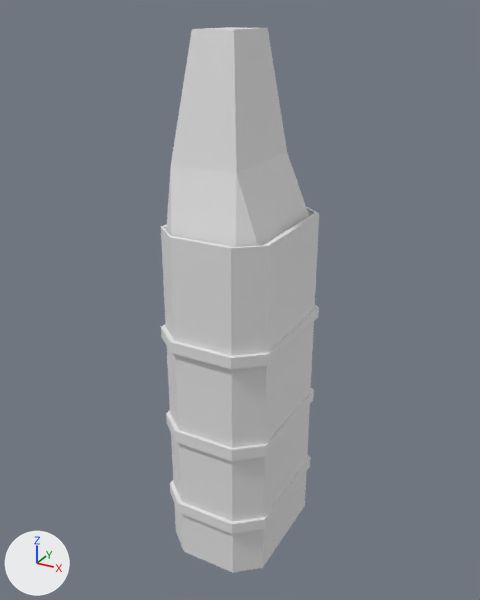
The Blender file Getaway Taxi/Assets/Prefabs/World/Buildiings/Buidling2.blend, before and after one commit.
Before and after are seen from a 50 mm camera at (35.8, -65.6, 67.6) aimed at (-0.5, 0.3, 34.6). The lights are fixed; the arrows at lower left show +X, +Y and +Z.
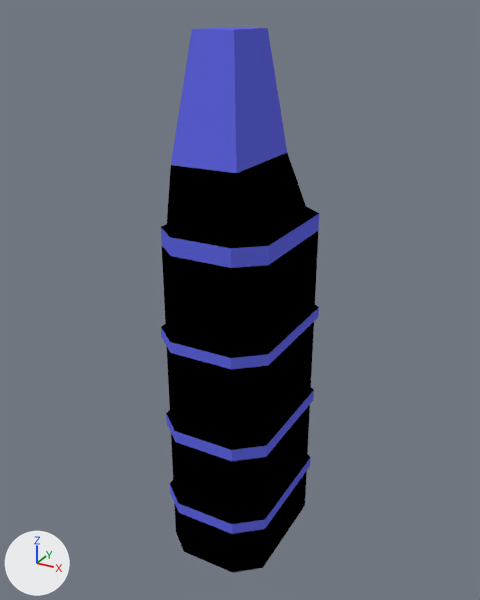
Where the change shows, as pixel boxes (x1, y1, x2, y2) in the pictures (480 x 600 px):
part 1 of me_plane, recoloured (grey to black): (161, 153, 319, 573) in both
part 2 of me_plane, recoloured (grey to blue): (161, 214, 319, 369) in both
part 3 of me_plane, recoloured (grey to blue): (265, 390, 314, 528) in both
part 4 of me_plane, recoloured (grey to blue): (166, 414, 266, 534) in both
part 5 of me_plane, recoloured (grey to blue): (171, 27, 287, 173) in both

The change, as a list of edits to the scene's bpy script:
```text
Add mat_material:
    mat_material = diffuse_material('Material')
    mat_material.base_color = (0.0, 0.0, 0.0)  # black #000000
Add mat_material_001:
    mat_material_001 = diffuse_material('Material.001')
    mat_material_001.base_color = (0.126, 0.142, 0.8)  # blue #6369e7
Change me_plane:
    where me_plane.from_pydata(...)  # 204 vertices, 201 faces; spans x -2.1..2.1, y -2.9..2.9, z 0.2..19.5
    used by ob_plane; location = (0.0, 0.0, 0.0); scale = (3.37, 3.37, 3.37)
    me_plane part 1: 148 of the faces centred in x -2.1..2.1, y -2.9..2.8, z 1.2..14.5 switch from no material to mat_material (black #000000)
    me_plane part 2: 24 of the faces centred in x -2.1..2.1, y -2.9..2.9, z 9.4..13.0 switch from no material to mat_material_001 (blue #6369e7)
    me_plane part 3: 14 of the faces centred in x -2.1..2.1, y 0.0..2.8, z 2.5..5.8 switch from no material to mat_material_001 (blue #6369e7)
    me_plane part 4: 10 of the faces centred in x -1.7..1.8, y -2.9..-2.4, z 2.5..5.8 switch from no material to mat_material_001 (blue #6369e7)
    me_plane part 5: 5 of the faces centred in x -1.4..0.6, y -1.5..1.5, z 17.5..19.5 switch from no material to mat_material_001 (blue #6369e7)
```
